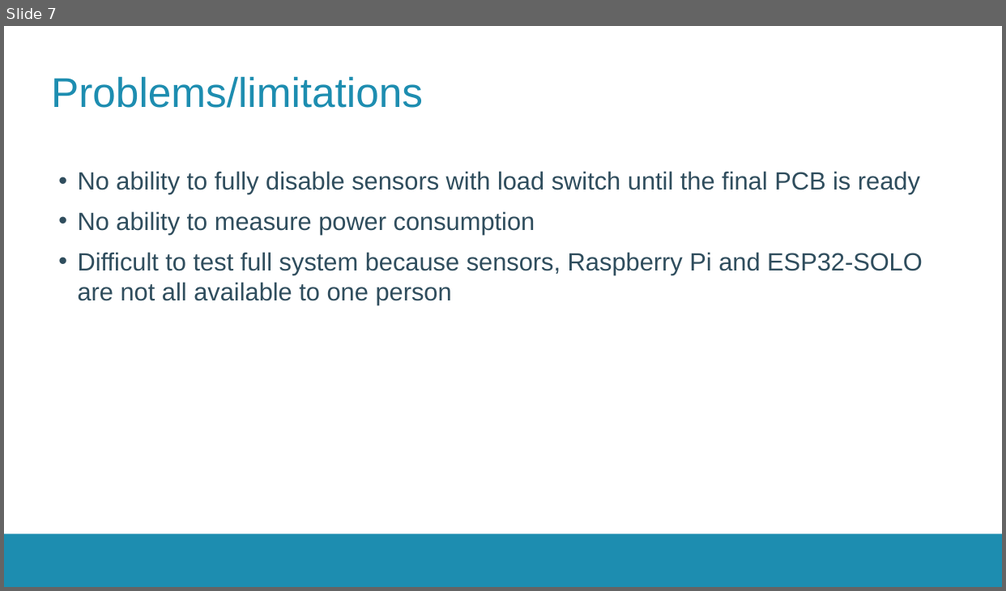
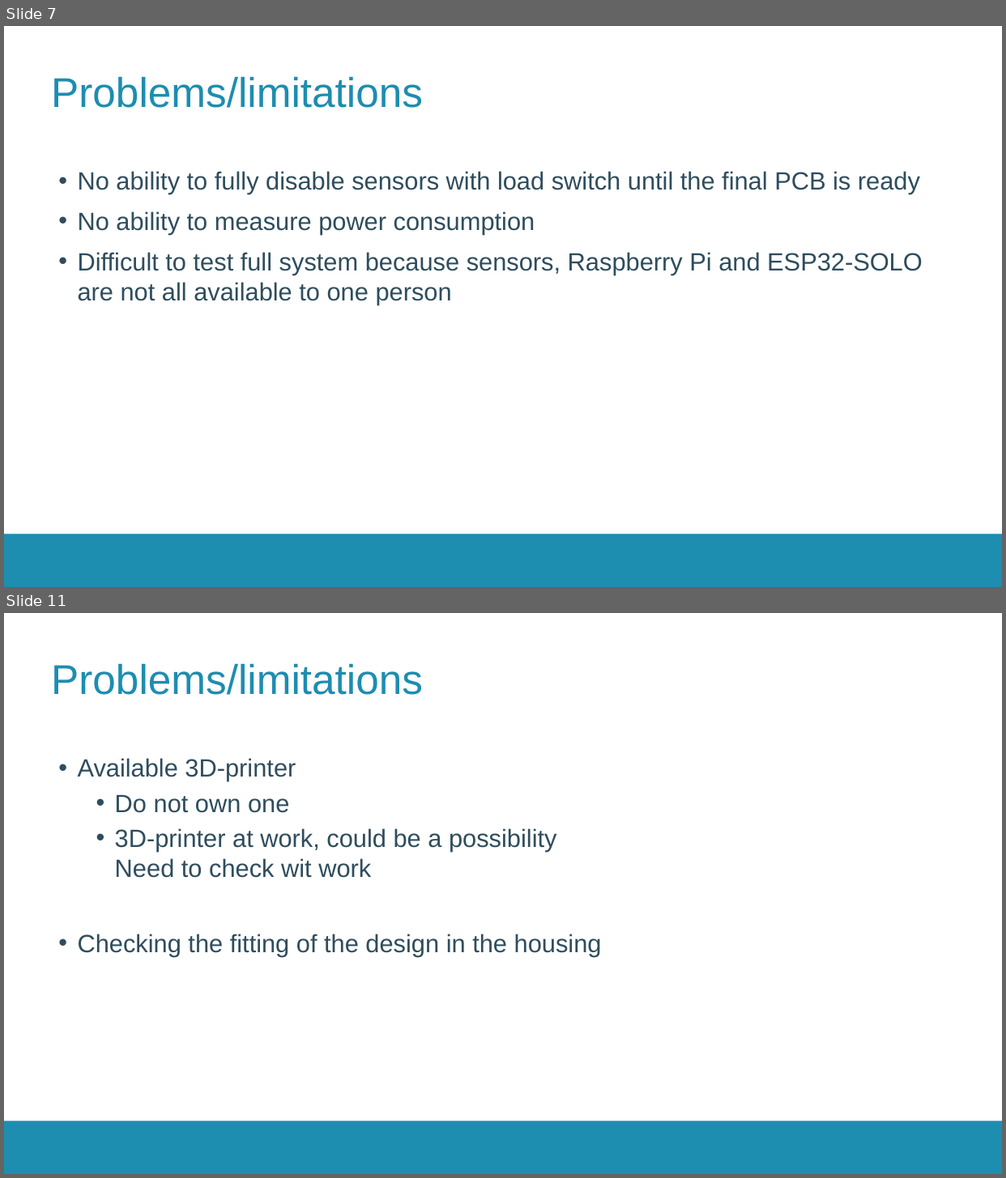
Before and after one commit to thomasf10/cosy_cafeteria, a slide deck: presentatie/tussentijdsepresentatie.pptx. Shown one above the other, each under a label of ours: slide 7 before the commit, slides 7 and 11 after it; the slides between them are not shown. The pictures are 1006x591 and 1006x1178 pixels, drawn with LibreOffice and Linux fonts; fonts in the diff are those of the drawing; background and template pictures are left out. Boxes give left, top, right and bottom in pixels: in the first picture for what was removed or moved away, otherwise in the second. Text is boxed around its words. In the diff, an @@ line names an element or a change of style, - is before the commit and + after.

```diff
--- a/presentatie/tussentijdsepresentatie.pptx
+++ b/presentatie/tussentijdsepresentatie.pptx
@@ slide 11 added at <box>4,613,1002,1174</box>, background #FFFFFF; not listed: 1 template element that a slide beside it also shows @@
@@ title added at <box>51,663,423,695</box>, 40 pt, text #1D8DB0 @@
+Problems/limitations
@@ text added at <box>78,758,602,957</box>, 24 pt, text #2F4D5D @@
+• Available 3D-printer
+  • Do not own one
+  • 3D-printer at work, could be a possibility
+    Need to check wit work
+• Checking the fitting of the design in the housing
```
Also in this commit, not shown: 3 other slides added.
